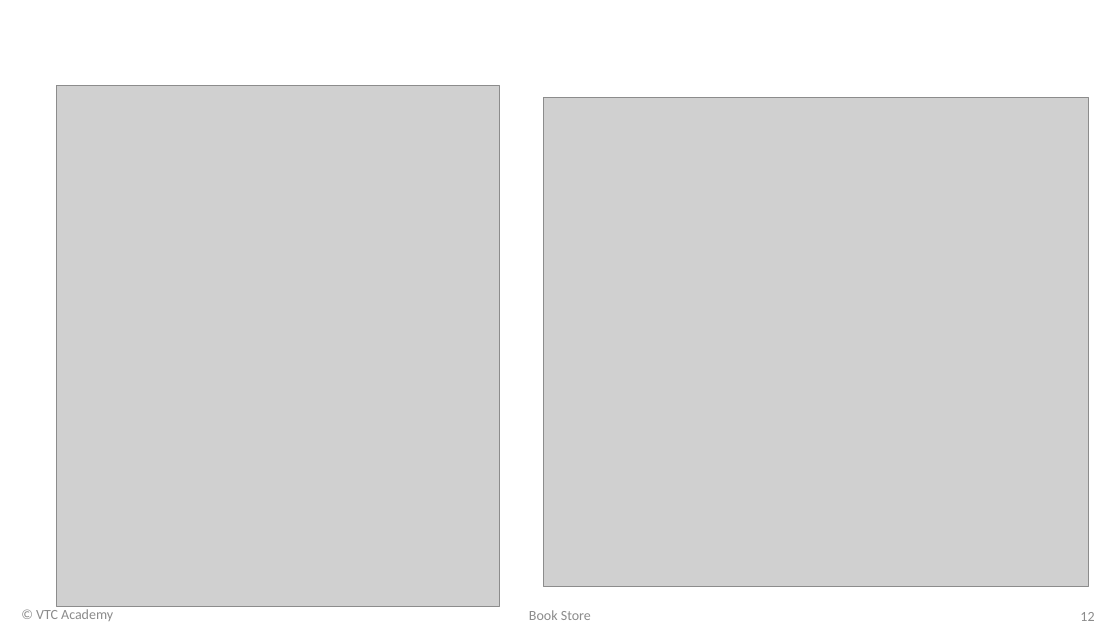
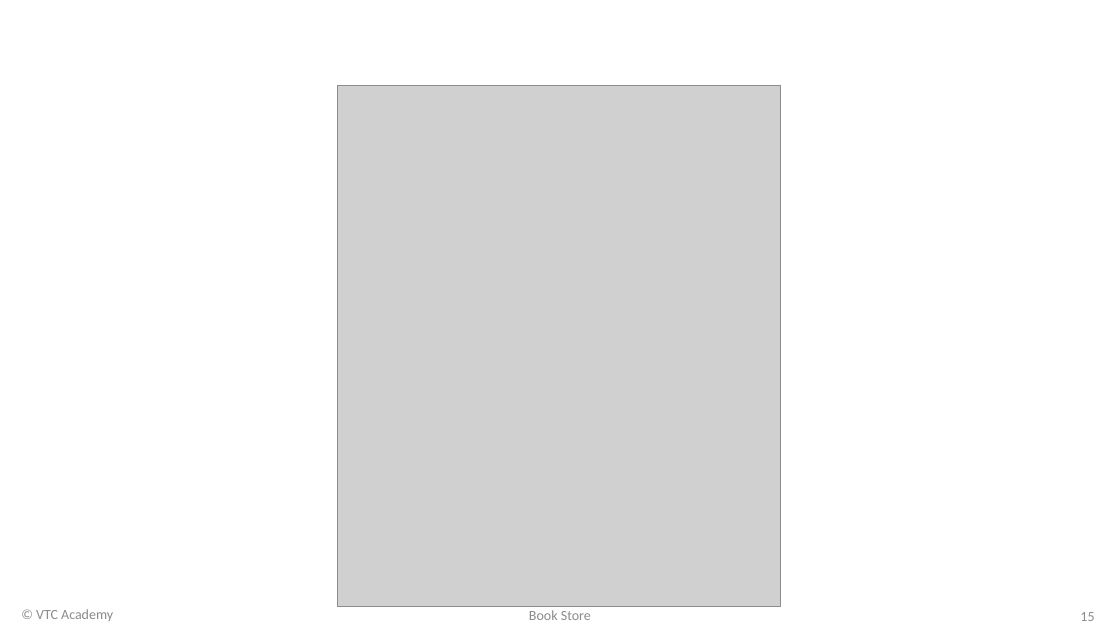
Before and after one commit to starven333/ShopProject, a slide deck: slide 15 of Project Slide.pptx (slide 12 before the commit). Drawn at 1120x630 pixels with LibreOffice and Linux fonts; fonts in the diff are those of the drawing; grey boxes stand for pictures; background and template pictures are left out. Boxes give left, top, right and bottom in pixels: in the first picture for what was removed or moved away, otherwise in the second. Text is boxed around its words. In the diff, an @@ line names an element or a change of style, - is before the commit and + after.

```diff
--- a/Project Slide.pptx
+++ b/Project Slide.pptx
@@ picture: place and size @@
-picture at (57, 85, 499, 607)
+picture at (338, 85, 780, 607)
@@ picture removed at (544, 97, 1089, 587) @@
@@ page number at (1080, 612, 1094, 621): text changed @@
-12
+15
```
Also in this commit, not shown: 4 other slides changed, 5 slides added, 12 other files.
